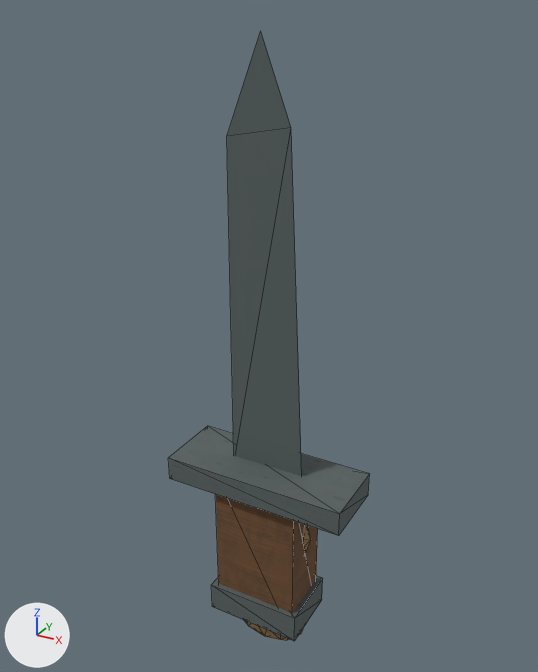
The OBJ model Assets/ProjectOEN/ProductionArt/Meshes/props_tools/pr-018_knife_cutting_tool__clean.obj: old version first, new version second.
Before and after are seen from a 50 mm camera at (0.549, -0.992, 1.078) aimed at (-0.015, 0.034, 0.565). Arrows for +X, +Y and +Z are at lower left; the lights stay in place. The picture after the commit comes second. Mesh edges are drawn as thin lines. Where no turn or scale is listed for an object, it has been applied to the vertices. Vertices at exactly the same position are counted once.

Script lines for the objects in view, before the commit:
```python
me_pr_018_knife_cutting_tool__clean = bpy.data.meshes.new('pr-018_knife_cutting_tool__clean')
me_pr_018_knife_cutting_tool__clean.from_pydata(...)  # 133 vertices, 243 faces; spans x -0.17..0.17, y -0.065..0.07, z -0.08..1.05
# faces by material slot: [12, 204, 27]
me_pr_018_knife_cutting_tool__clean.materials.append(mat_wood)  # picture img_wood_albedo_png
me_pr_018_knife_cutting_tool__clean.materials.append(mat_rope)  # picture img_rope_albedo_png
me_pr_018_knife_cutting_tool__clean.materials.append(mat_metal)  # picture img_metal_albedo_png
ob_pr_018_knife_cutting_tool__clean = bpy.data.objects.new('pr-018_knife_cutting_tool__clean', me_pr_018_knife_cutting_tool__clean)
ob_pr_018_knife_cutting_tool__clean.location = (0.0, 0.0, 0.0)
```
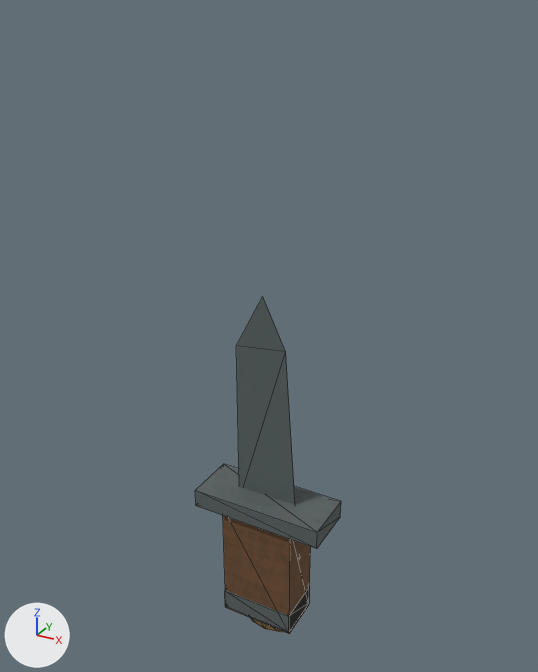
Changed parts and their boxes [x1, y1, x2, y2] in the pictures (538 x 672 px; the box of a moved part takes in the faces that stretch with it):
'pr-018_knife_cutting_tool__clean', reshaped (28% narrower, 45% shorter): before [168, 31, 370, 641]; after [195, 297, 341, 634]
part 1 of me_pr_018_knife_cutting_tool__clean, moved or reshaped: before [216, 495, 318, 613]; after [223, 516, 311, 634]
part 2 of me_pr_018_knife_cutting_tool__clean, moved or reshaped: before [168, 426, 370, 536]; after [195, 464, 341, 549]
part 3 of me_pr_018_knife_cutting_tool__clean, moved or reshaped: before [211, 576, 323, 641]; after [225, 586, 310, 633]
part 4 of me_pr_018_knife_cutting_tool__clean, moved or reshaped (mostly hidden): before [244, 620, 303, 641]; after [251, 618, 283, 632]
part 5 of me_pr_018_knife_cutting_tool__clean, moved or reshaped: before [227, 31, 311, 553]; after [236, 297, 295, 505]

Patch to the scene script:
```diff
--- a/Assets/ProjectOEN/ProductionArt/Meshes/props_tools/pr-018_knife_cutting_tool__clean.obj.py
+++ b/Assets/ProjectOEN/ProductionArt/Meshes/props_tools/pr-018_knife_cutting_tool__clean.obj.py
@@ me_pr_018_knife_cutting_tool__clean @@
 # used by ob_pr_018_knife_cutting_tool__clean; location = (0.0, 0.0, 0.0)
-me_pr_018_knife_cutting_tool__clean.from_pydata(...)  # 133 vertices, 243 faces; spans x -0.17..0.17, y -0.065..0.07, z -0.08..1.05
+me_pr_018_knife_cutting_tool__clean.from_pydata(...)  # 133 vertices, 243 faces; spans x -0.125..0.125, y -0.05..0.059, z -0.06..0.65
+# me_pr_018_knife_cutting_tool__clean part 1: the loose piece of 8 vertices spanning x -0.08..0.08, y -0.05..0.05, z 0.0..0.32 is scaled about the mesh origin by (0.875, 0.85, 0.75)
+# me_pr_018_knife_cutting_tool__clean part 2: the loose piece of 8 vertices spanning x -0.17..0.17, y -0.065..0.065, z 0.282..0.327 is scaled about its middle by (0.735, 0.769, 0.778), then moved by (0.0, 0.0, -0.06)
+# me_pr_018_knife_cutting_tool__clean part 3: the loose piece of 8 vertices spanning x -0.09..0.09, y -0.06..0.06, z 0.007..0.063 is scaled about the mesh origin by (0.778, 0.75, 0.727)
+# me_pr_018_knife_cutting_tool__clean part 4: the loose piece of 48 vertices spanning x -0.085..0.085, y -0.012..0.012, z -0.08..0.09 is scaled about its middle by (0.754, 0.833, 0.754)
+# me_pr_018_knife_cutting_tool__clean part 5: 53 of 133 vertices moved; they spanned x -0.09..0.09, y -0.01..0.01, z 0.11..1.05 and now span x -0.069..0.069, y -0.009..0.009, z 0.081..0.65; mean shift (0.0, 0.0, -0.069); largest move (-0.01, 0.0, 1.05) -> (-0.008, 0.0, 0.65)
+# other edits to the shape of me_pr_018_knife_cutting_tool__clean do not show in these pictures
 me_pr_018_knife_cutting_tool__clean.materials.append(mat_wood)
```
